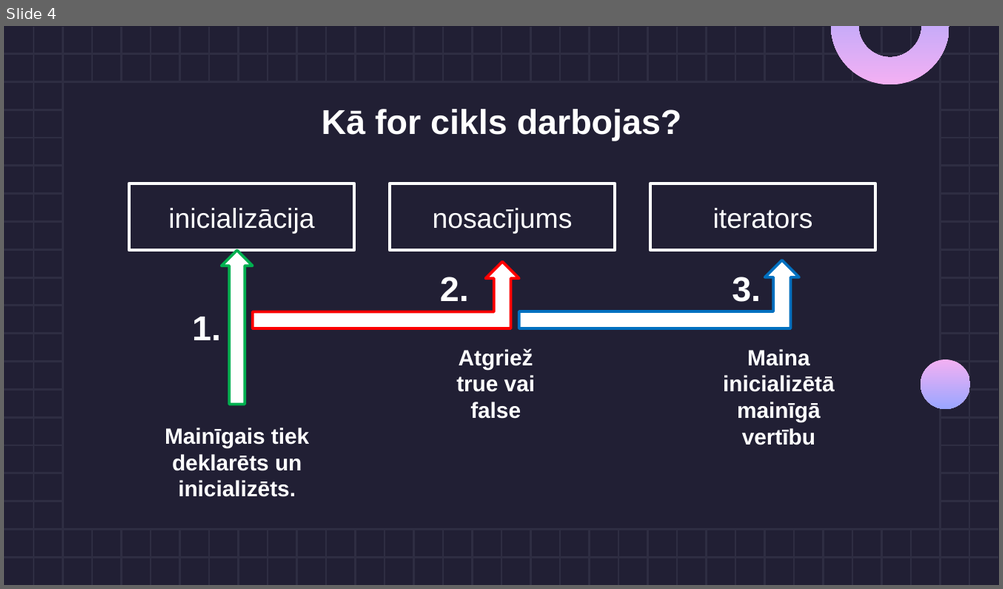
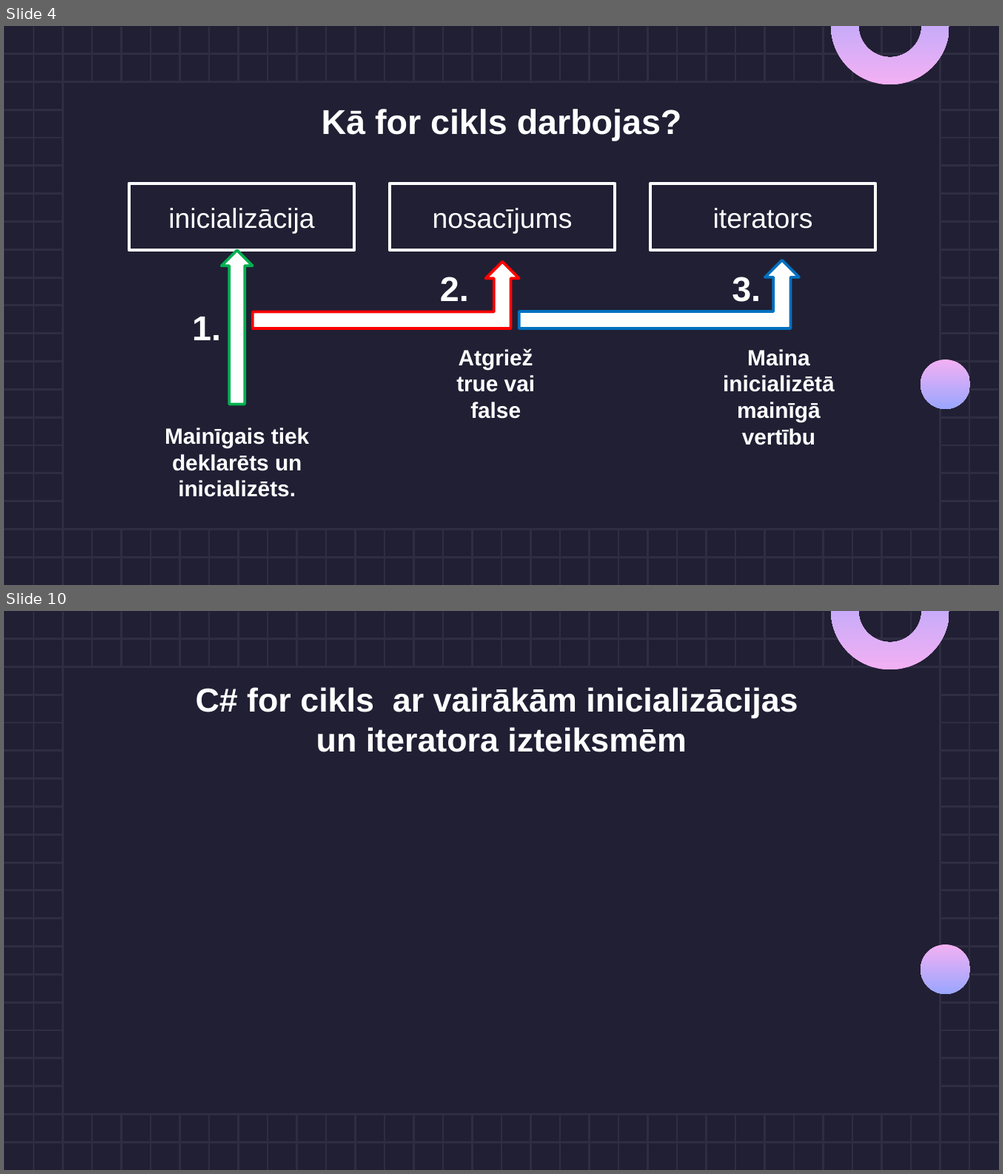
Before and after one commit to RoseU22/Eksamens_Sist_Prog, a slide deck: Cikls ar skaitītāju strādājot ar C#.pptx. Shown one above the other, each under a label of ours: slide 4 before the commit, slides 4 and 10 after it; the slides between them are not shown. The pictures are 1003x589 and 1003x1174 pixels, drawn with LibreOffice and Linux fonts; fonts in the diff are those of the drawing. Boxes give left, top, right and bottom in pixels: in the first picture for what was removed or moved away, otherwise in the second. Text is boxed around its words. In the diff, an @@ line names an element or a change of style, - is before the commit and + after.

```diff
--- a/Cikls ar skaitītāju strādājot ar C#.pptx
+++ b/Cikls ar skaitītāju strādājot ar C#.pptx
@@ slide 10 added at [4,611,999,1170], background #211F34; not listed: 55 template elements that a slide beside it also shows @@
@@ text added at [196,687,797,752], 24 pt, text #FFFFFF, bold @@
+C# for cikls ar vairākām inicializācijas
+un iteratora izteiksmēm
```
Also in this commit, not shown: 10 other slides added, 11 slides removed.
